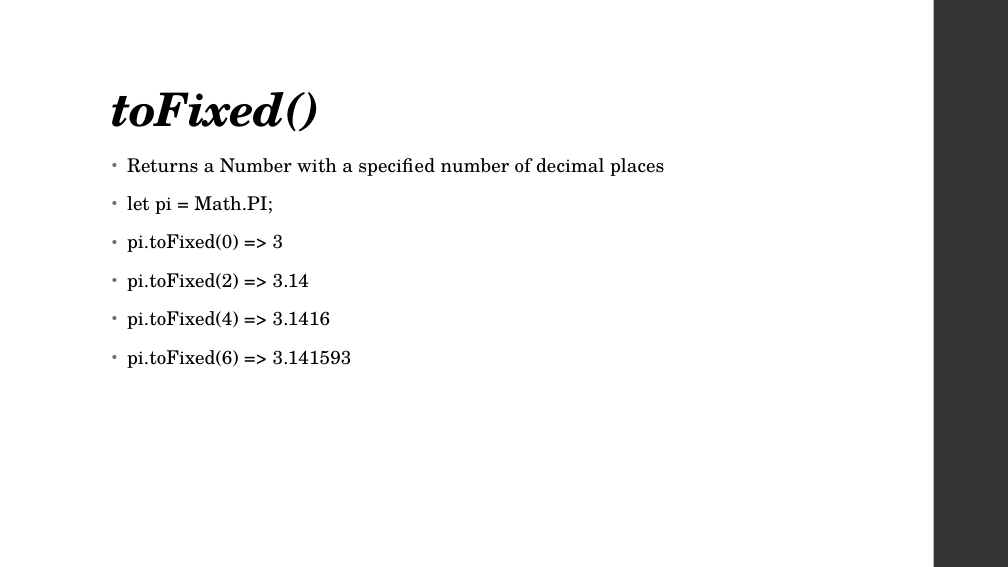
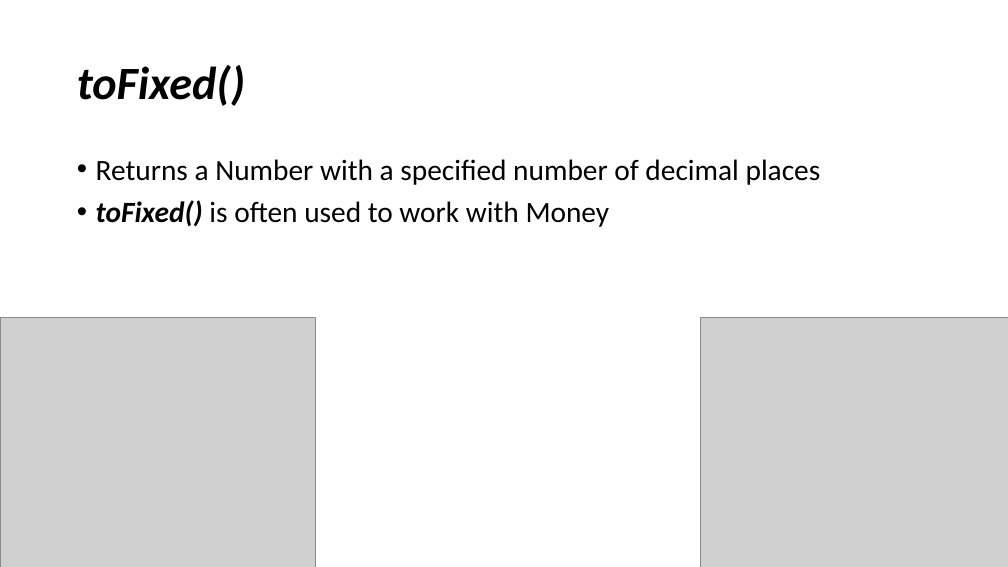
Before and after one commit to YWCANWIL-TechLab/Module4-DataTypes-Day1, a slide deck: slide 19 of slides/Numbers.pptx (slide 14 before the commit). Drawn at 1008x567 pixels with LibreOffice and Linux fonts; fonts in the diff are those of the drawing; grey boxes stand for pictures. Boxes give left, top, right and bottom in pixels: in the first picture for what was removed or moved away, otherwise in the second. Text is boxed around its words. In the diff, an @@ line names an element or a change of style, - is before the commit and + after.

Commit message:
Updated Numbers PowerPoint

```diff
--- a/slides/Numbers.pptx
+++ b/slides/Numbers.pptx
@@ rectangle removed at box(934, 0, 1008, 567) @@
@@ title "toFixed()": place and size @@
-title "toFixed()" at box(112, 92, 321, 132)
+title "toFixed()" at box(77, 65, 245, 106)
@@ title "toFixed()" at box(77, 65, 245, 106): font TeX Gyre Schola to Calibri, letter spacing -0.5 to 0 pt; vertical alignment bottom to middle @@
@@ text "Returns a Number with a ...": place and size @@
-text "Returns a Number with a ..." at box(127, 158, 664, 368)
+text "Returns a Number with a ..." at box(96, 159, 821, 227)
@@ text at box(96, 159, 821, 185): size 18 to 28 pt, font TeX Gyre Schola to Calibri, letter spacing 0.1 to 0 pt in "Returns a Number with a specified number ..."; indent changed; line spacing 0.95 to 0.9; less space between paragraphs @@
@@ text at box(96, 200, 610, 227): text changed; size 18 to 28 pt; font TeX Gyre Schola to Calibri @@
-• let pi = Math.PI;
-• pi.toFixed(0) => 3
-• pi.toFixed(2) => 3.14
-• pi.toFixed(4) => 3.1416
-• pi.toFixed(6) => 3.141593
+• toFixed() is often used to work with Money
@@ picture added at box(0, 318, 315, 567) @@
@@ picture added at box(700, 318, 1008, 567) @@
```
Also in this commit, not shown: 21 other slides changed, 5 slides added, 1 other file.
